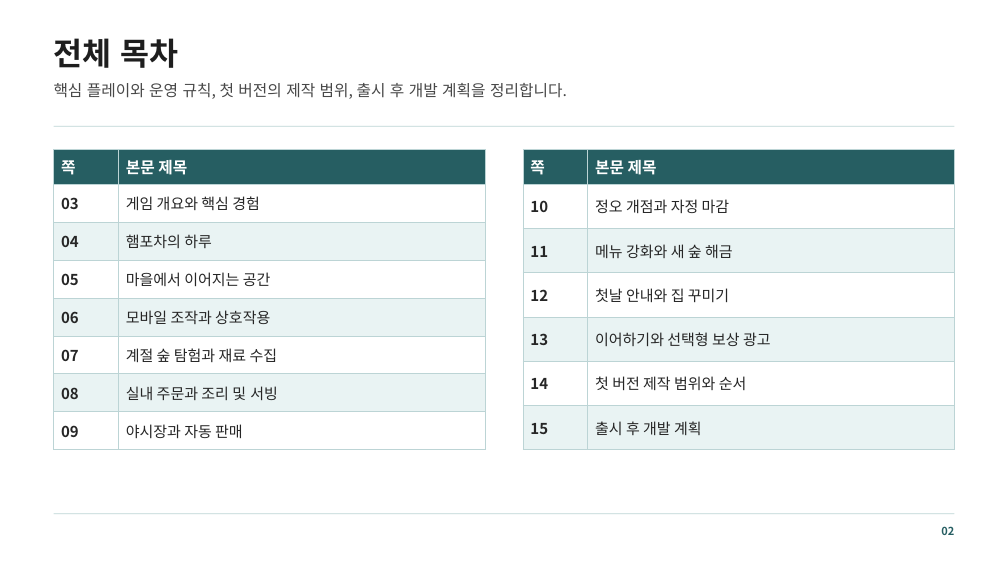
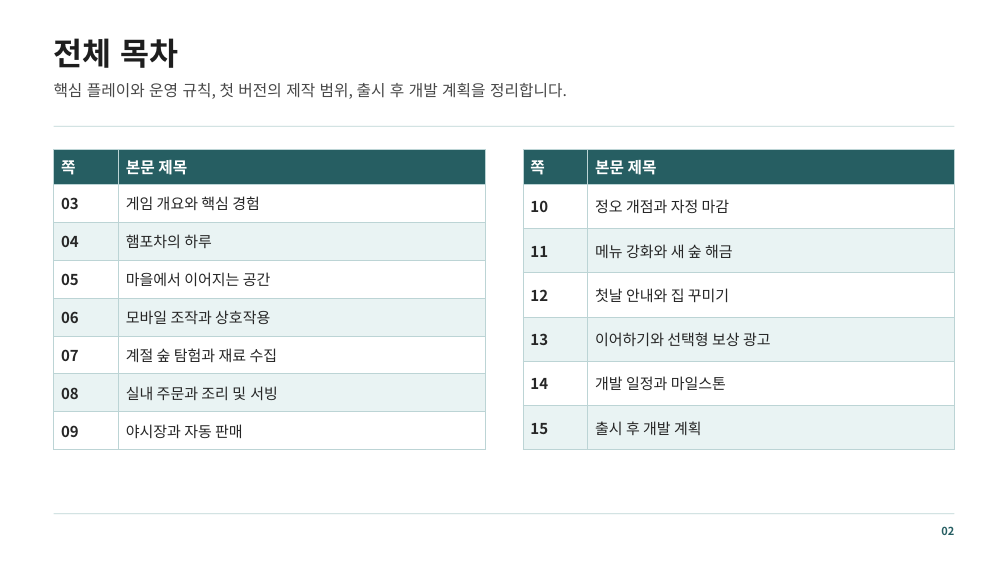
Before and after one commit to mjoon31/mjoon31, a slide deck: slide 2 of docs/assets/resources/ham-pocha/game-design.pptx. Drawn at 1008x567 pixels with LibreOffice and Linux fonts; fonts in the diff are those of the drawing. Boxes give left, top, right and bottom in pixels: in the first picture for what was removed or moved away, otherwise in the second. Text is boxed around its words. In the diff, an @@ line names an element or a change of style, - is before the commit and + after.

```diff
--- a/docs/assets/resources/ham-pocha/game-design.pptx
+++ b/docs/assets/resources/ham-pocha/game-design.pptx
@@ table at box(523, 150, 955, 450) @@
-row 6, column 2: 첫 버전 제작 범위와 순서
+row 6, column 2: 개발 일정과 마일스톤
```
Also in this commit, not shown: 2 other slides changed, 2 other files.
